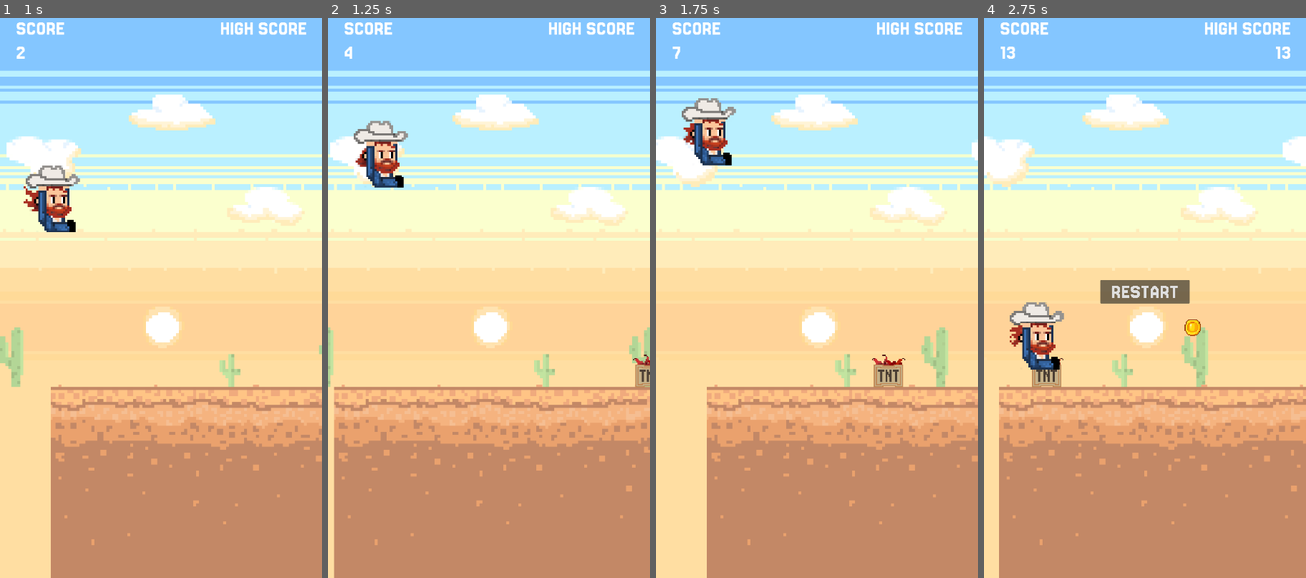
Above: before the commit, frames 1-4 (left to right).
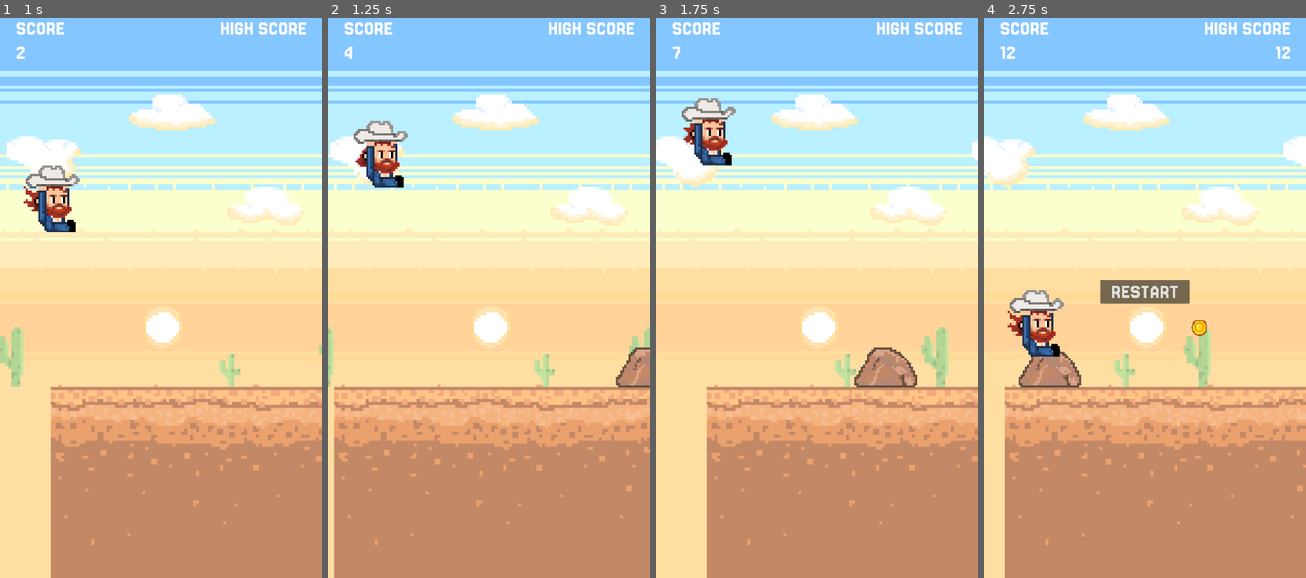
Above: after the commit, the same moments.

Repository: rgomezp/cowboy-game
Game: Godot game, scene res://scenes/main.tscn
Same seed, same stepped clock (60 frames per second), same inputs: the game is played once before the commit and once after it.
Inputs:
- Up to frame 1 (1 s): tap Enter (ui_accept) at 0.5, 0.77 s
- Up to frame 2 (1.25 s): no input
- Up to frame 3 (1.75 s): tap Enter (ui_accept) at 1.52 s
- Up to frame 4 (2.75 s): hold Down (ui_down) from 2.03 s (still down)

Frame 1 is identical in both runs. In frame 2, 0.6% of the frame differs, in the area x 89-100%, y 58-66%; in frame 3, 1.0%; in frame 4, 6.8%, in the area x 0-100%, y 5-100%.
Error after the commit: Invalid access to property or key 'texture' on a base object of type 'null instance'. (res://scenes/ObstacleManager.gd:69)

Commit message:
Add TNT explosion animation and convert to AnimatedSprite2D
- Add explosion sprite sheet for TNT destruction animation
- Replace Sprite2D with AnimatedSprite2D in TNT scene
- Configure default and explosion animations in SpriteFrames

Diff:
--- a/scenes/obstacles/tnt.tscn
+++ b/scenes/obstacles/tnt.tscn
@@ -1,16 +1,90 @@
-[gd_scene load_steps=2 format=3 uid="uid://d4dx0psgprbgy"]
+[gd_scene load_steps=12 format=3 uid="uid://d4dx0psgprbgy"]
 
 [ext_resource type="Texture2D" uid="uid://cjnewp7c0hb37" path="res://assets/img/obstacles/tnt.png" id="1_tnt"]
+[ext_resource type="Texture2D" uid="uid://bi7rj1mj6hx7q" path="res://assets/img/obstacles/tnt_explosion_sheet.png" id="2_nudj2"]
+
+[sub_resource type="AtlasTexture" id="AtlasTexture_x2pb6"]
+atlas = ExtResource("1_tnt")
+region = Rect2(0, 0, 60, 60)
+
+[sub_resource type="AtlasTexture" id="AtlasTexture_ymr72"]
+atlas = ExtResource("2_nudj2")
+region = Rect2(0, 0, 60, 60)
+
+[sub_resource type="AtlasTexture" id="AtlasTexture_eo7of"]
+atlas = ExtResource("2_nudj2")
+region = Rect2(60, 0, 60, 60)
+
+[sub_resource type="AtlasTexture" id="AtlasTexture_horhb"]
+atlas = ExtResource("2_nudj2")
+region = Rect2(120, 0, 60, 60)
+
+[sub_resource type="AtlasTexture" id="AtlasTexture_dato2"]
+atlas = ExtResource("2_nudj2")
+region = Rect2(180, 0, 60, 60)
+
+[sub_resource type="AtlasTexture" id="AtlasTexture_wr8pq"]
+atlas = ExtResource("2_nudj2")
+region = Rect2(240, 0, 60, 60)
+
+[sub_resource type="AtlasTexture" id="AtlasTexture_mbo3w"]
+atlas = ExtResource("2_nudj2")
+region = Rect2(300, 0, 60, 60)
+
+[sub_resource type="AtlasTexture" id="AtlasTexture_12s1b"]
+atlas = ExtResource("2_nudj2")
+region = Rect2(360, 0, 60, 60)
+
+[sub_resource type="SpriteFrames" id="SpriteFrames_64m31"]
+animations = [{
+"frames": [{
+"duration": 1.0,
+"texture": SubResource("AtlasTexture_x2pb6")
+}],
+"loop": true,
+"name": &"default",
+"speed": 5.0
+}, {
+"frames": [{
+"duration": 1.0,
+"texture": SubResource("AtlasTexture_ymr72")
+}, {
+"duration": 1.0,
+"texture": SubResource("AtlasTexture_eo7of")
+}, {
+"duration": 1.0,
+"texture": SubResource("AtlasTexture_horhb")
+}, {
+"duration": 1.0,
+"texture": SubResource("AtlasTexture_dato2")
+}, {
+"duration": 1.0,
+"texture": SubResource("AtlasTexture_wr8pq")
+}, {
+"duration": 1.0,
+"texture": SubResource("AtlasTexture_mbo3w")
+}, {
+"duration": 1.0,
+"texture": SubResource("AtlasTexture_12s1b")
+}],
+"loop": true,
+"name": &"explosion",
+"speed": 15.0
+}]
 
 [node name="TNT" type="Area2D"]
-
-[node name="Sprite2D" type="Sprite2D" parent="."]
-texture_filter = 1
-position = Vector2(370.99997, 266.99997)
-scale = Vector2(3.5, 3.5)
-texture = ExtResource("1_tnt")
 
 [node name="CollisionPolygon2D" type="CollisionPolygon2D" parent="."]
 position = Vector2(341, 262)
 scale = Vector2(3.5, 3.5)
 polygon = PackedVector2Array(-5.714287, -10.571426, 20.285713, -8.857147, 21.428566, 17.714287, -5.4285736, 17.714287)
+
+[node name="AnimatedSprite2D" type="AnimatedSprite2D" parent="."]
+texture_filter = 1
+position = Vector2(370, 219.00003)
+scale = Vector2(3.5, 3.5)
+sprite_frames = SubResource("SpriteFrames_64m31")
+animation = &"explosion"
+autoplay = "default"
+frame = 1
+frame_progress = 0.7038581
Binary file changed: assets/img/obstacles/tnt.png
Binary file added: assets/img/obstacles/tnt_explosion_sheet.png
Not shown, added: assets/img/obstacles/tnt_explosion_sheet.png.import
